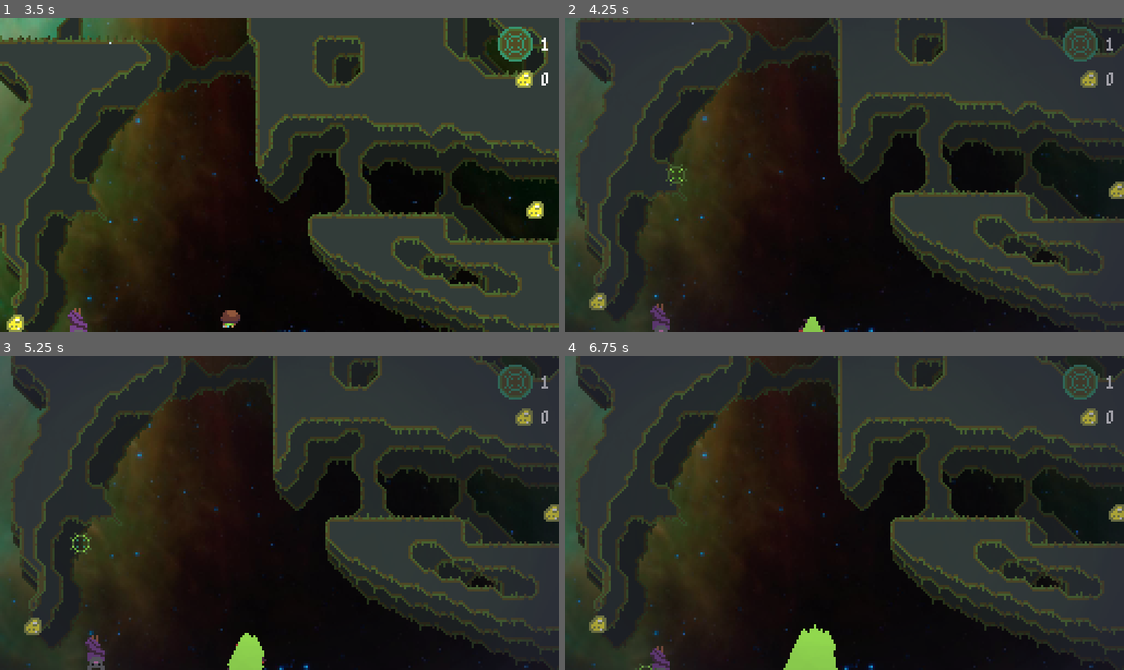
Above: before the commit, frames 1-4 (two rows, left to right).
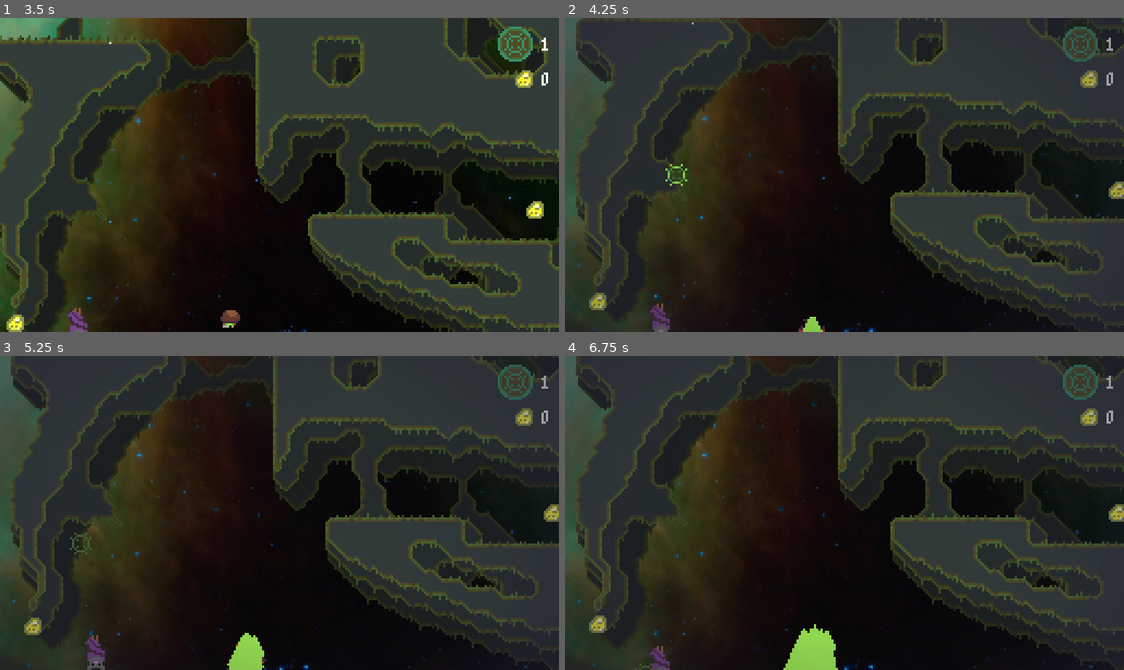
Above: after the commit, the same moments.

Repository: markopolojorgensen/github-gameoff-2020
Game: Godot game, scene res://game.tscn
The game is run twice, just before and just after one commit, with the same random seed, the same clock (stepped at 60 frames per second) and the same inputs. The engine's default icon, where the game draws it, is replaced by a stand-in: a white triangle on a blue panel in a dark square.
Inputs (mouse positions are in pixels of both pictures, inside the frame that each line leads up to):
- Up to frame 1 (3.5 s): tap Enter (ui_accept) at 0.5 s; move the mouse to (402, 159) at 0.52 s; hold Right (ui_right) 0.53-1.25 s; hold C (clear_room_wells) 0.53-1.25 s; click (402, 159) at 0.67 s; tap Space (jump) at 0.77 s; drag from (167, 190) to (83, 87) at 1.27 s; move the mouse to (335, 105) at 2.02 s; hold Right (ui_right) 2.03-2.75 s; hold Ctrl (player_hold_item) 2.03-2.75 s; drag from (251, 237) to (558, 297) at 2.77 s
- Up to frame 2 (4.25 s): move the mouse to (1012, 222) at 3.52 s; hold Left (ui_left) from 3.53 s (still down); hold Z (gravity_well_mode) from 3.53 s (still down); tap Space (jump) at 3.77 s
- Up to frame 3 (5.25 s): release Left (ui_left) at 4.25 s; release Z (gravity_well_mode) at 4.25 s; tap Enter (ui_accept) at 4.25, 5 s; drag from (111, 465) to (122, 359) at 4.27 s; move the mouse to (307, 513) at 5.02 s; hold Down (ui_down) from 5.03 s (still down); hold C (clear_room_wells) from 5.03 s (still down); click (307, 513) at 5.17 s
- Up to frame 4 (6.75 s): release Down (ui_down) at 5.75 s; release C (clear_room_wells) at 5.75 s; drag from (760, 434) to (598, 626) at 5.77 s; move the mouse to (967, 497) at 6.52 s; hold Up (ui_up) from 6.53 s (still down); hold Ctrl (player_hold_item) from 6.53 s (still down)

Frame 1 is identical in both runs. In frame 2, less than 0.1% of the frame differs, in the area x 17-22%, y 46-54%; in frame 3, less than 0.1%; in frame 4, less than 0.1%.

Commit message:
gravity well mode cursor is actually animated, only plays when placement is possible

Diff:
--- a/gravity_well_mode.gd
+++ b/gravity_well_mode.gd
@@ -129,7 +129,10 @@
 func update_cursor():
 	if $ground_detector.get_overlapping_bodies().size() <= 0 and gravity_well_tracker.can_add_well():
 		$sprite.modulate = Color(1, 1, 1, 1)
+		$sprite.play()
 	else:
 		# colliding with ground or out of wells
 		# either way, darken cursor
 		$sprite.modulate = Color(0.5, 0.5, 0.5, 1)
+		$sprite.stop()
+		$sprite.frame = 0
--- a/gravity_well_mode.tscn
+++ b/gravity_well_mode.tscn
@@ -38,6 +38,7 @@
 z_index = 2
 frames = SubResource( 1 )
 frame = 3
+speed_scale = 30.0
 
 [node name="shaker" parent="sprite" instance=ExtResource( 13 )]
 time_scale = 50.0
Not shown, changed: notes/marks_notes.txt
